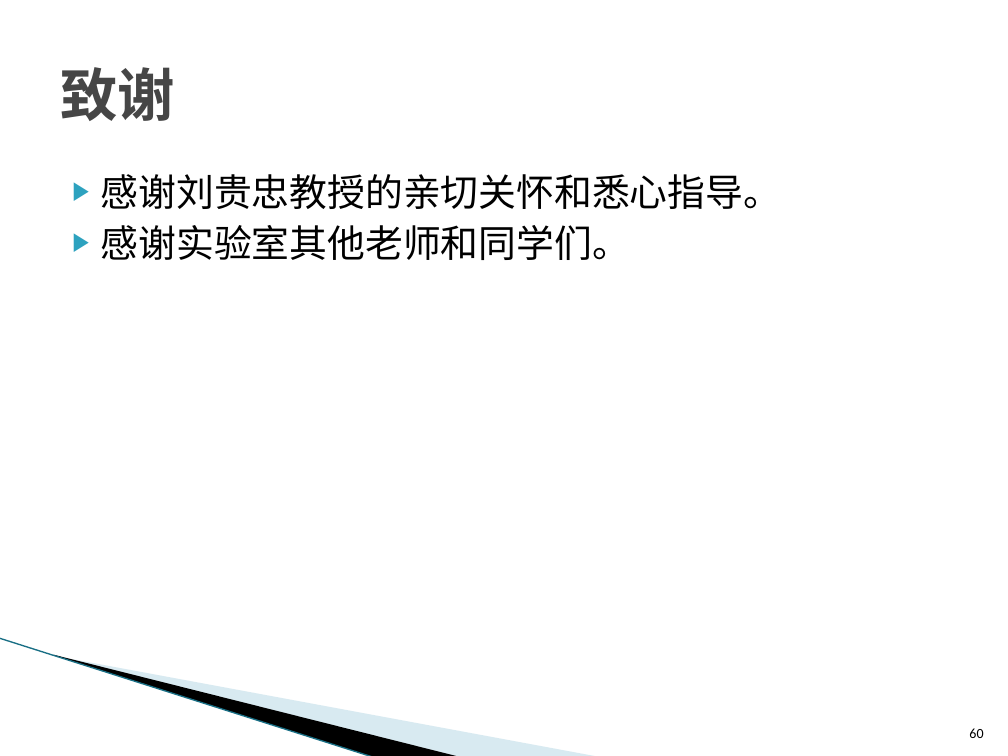
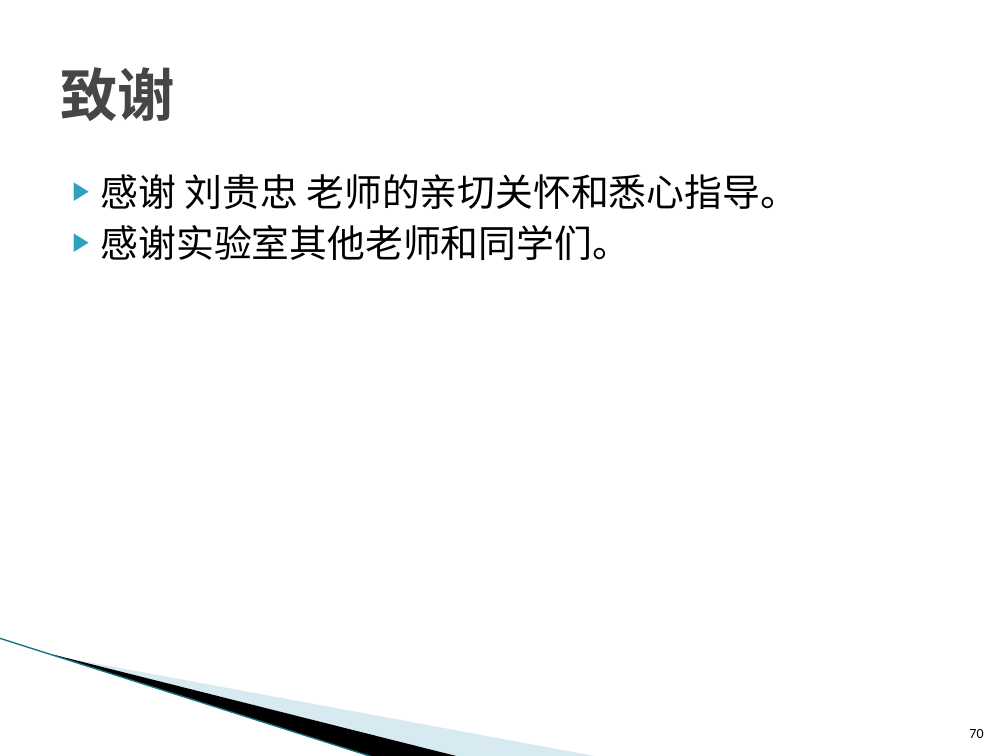
Before and after one commit to ZhiweiYAN/yzw_thesis, a slide deck: slide 70 of defense_phd.pptx (slide 60 before the commit). Drawn at 1008x756 pixels with LibreOffice and Linux fonts; fonts in the diff are those of the drawing; background and template pictures are left out. Boxes give left, top, right and bottom in pixels: in the first picture for what was removed or moved away, otherwise in the second. Text is boxed around its words. In the diff, an @@ line names an element or a change of style, - is before the commit and + after.

Commit message:
ppt end

```diff
--- a/defense_phd.pptx
+++ b/defense_phd.pptx
@@ text at [101, 174, 798, 209]: text changed @@
-▶ 感谢刘贵忠教授的亲切关怀和悉心指导。
+▶ 感谢 刘贵忠 老师的亲切关怀和悉心指导。
@@ page number at [969, 729, 983, 738]: text changed @@
-60
+70
```
Also in this commit, not shown: 4 other slides changed, 11 slides added, 2 other files.
